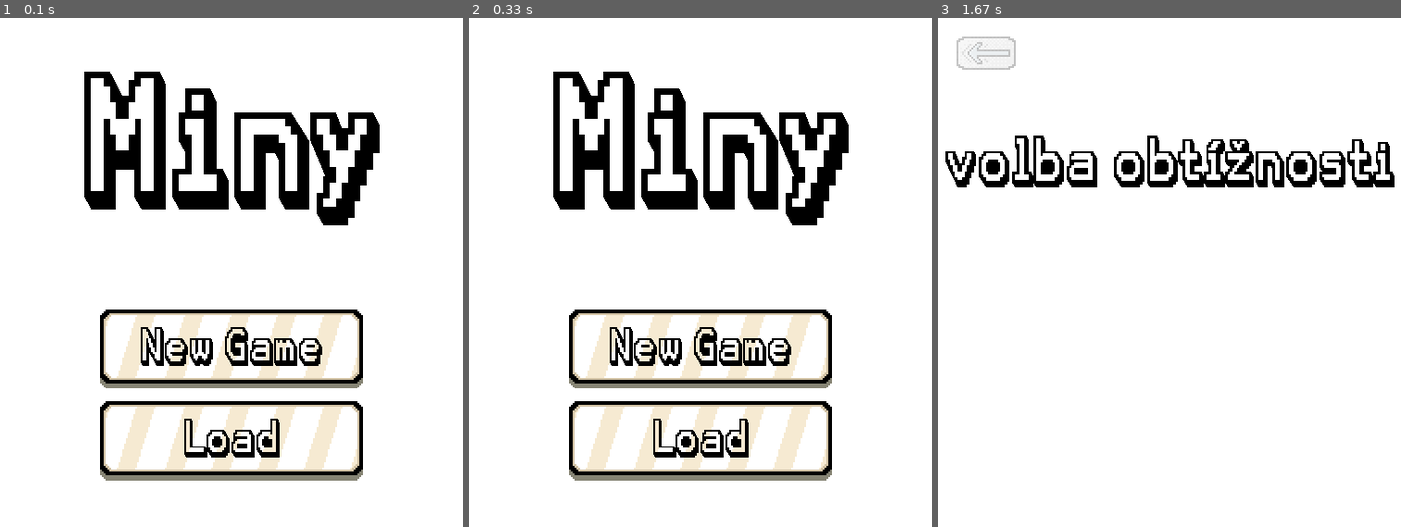
Above: before the commit, frames 1-3 (left to right).
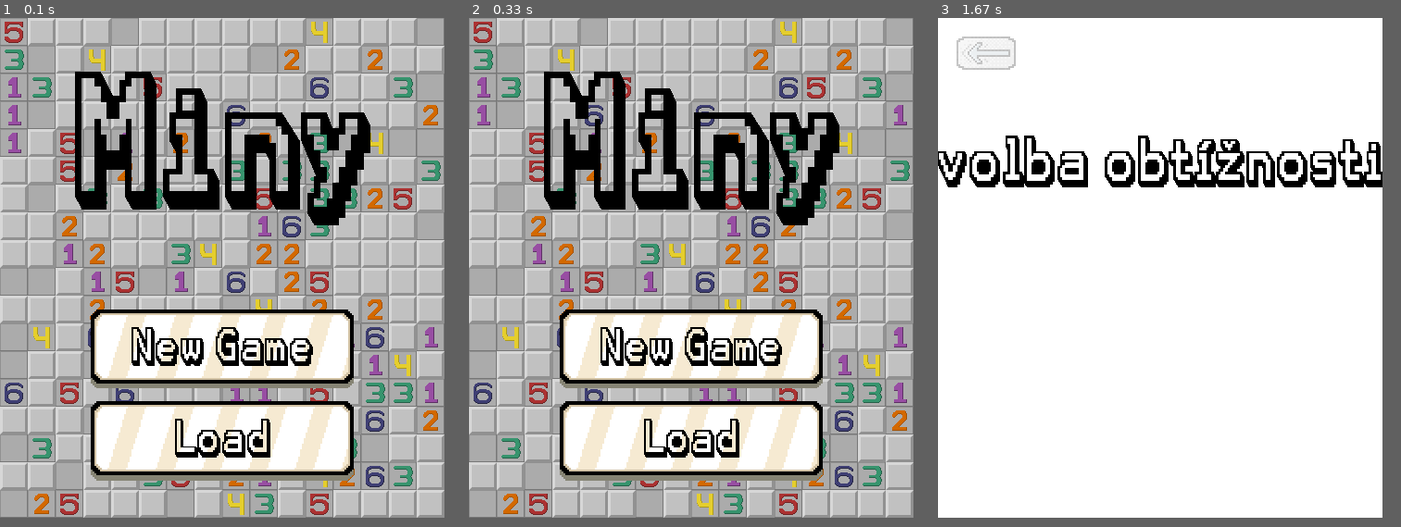
Above: after the commit, the same moments.

Repository: ctu-pjin/2024-i-hra-miny
Game: pygame game, started from pygame_part.py
The game is run twice, just before and just after one commit, with the same random seed, the same clock (stepped at 60 frames per second) and the same inputs.
Inputs (mouse positions are in pixels of both pictures, inside the frame that each line leads up to):
- Up to frame 1 (0.1 s): no input
- Up to frame 2 (0.33 s): no input
- Up to frame 3 (1.67 s): press the mouse at (1169, 348) at 0.37 s; move the mouse to (1095, 369) at 0.47 s; release the mouse at (1025, 389) at 0.6 s
In our replay, the window is 500x550 before the commit and 480x540 after it. These sizes can differ from the game's own. Grey fills any space a smaller window leaves; there, only what the larger window draws over its background counts as a difference.

The runs differ from the first frame. In frame 1, 81% of the frame differs, in the area x 0-96%, y 0-99%; in frame 2, 81%; in frame 3, 3.5%.

Commit message:
Provizorní menu background + surfaces (minová políčka)

Diff:
--- a/pygame_part.py
+++ b/pygame_part.py
@@ -12,7 +12,7 @@
                                         # May reduce later
 pygame.init()
 
-screen_width, screen_height = 500, 550
+screen_width, screen_height = 480, 540
 screen = pygame.display.set_mode((screen_width, screen_height))
 
 
@@ -23,6 +23,40 @@
 load_surf_on = pygame.image.load("surfaces/yellow_white_border_load_1.png").convert_alpha()
 back_arrow_surf_on = pygame.image.load("surfaces/back_arrow_pressed_200.png").convert_alpha()
 back_arrow_surf_off = pygame.image.load("surfaces/back_arrow_200.png").convert_alpha()
+box_surf = pygame.image.load("mines/box.png").convert()
+one_surf = pygame.image.load("mines/one.png").convert()
+two_surf = pygame.image.load("mines/two.png").convert()
+three_surf = pygame.image.load("mines/three.png").convert()
+four_surf = pygame.image.load("mines/four.png").convert()
+five_surf = pygame.image.load("mines/five.png").convert()
+six_surf = pygame.image.load("mines/six.png").convert()
+null_surf = pygame.image.load("mines/empty.png").convert()
+
+
+"""Functions for mine_menu background generation"""
+def random_mine_surf():
+    return choice([box_surf] * 10 + [one_surf, two_surf, three_surf, four_surf, null_surf, null_surf, five_surf, six_surf])
+
+
+def random_mine_screen_plot(w, h, mine_field):
+    random_h, random_w = randint(0, int(h/30)-1), randint(0, int(w/30)-1)
+    mine_field[random_h][random_w] = random_mine_surf()
+    for hh in range(0, h, 30):
+            for ww in range(0, w, 30):
+                screen.blit(mine_field[int(hh/30)][int(ww/30)], (ww, hh))
+
+
+def random_mine_screen_generation(w, h):
+    mine_field = []
+    for _ in range(int(h/30)):
+        radek = []
+        for _ in range(int(w/30)):
+            radek.append(random_mine_surf())
+        mine_field.append(radek)
+    return mine_field
+
+
+
 
 # Create rectangles
 new_game_rect_off = new_game_surf_off.get_rect(midbottom=(screen_width/2, 400)) #rectangle of the surface. Easier to specify an exact location
@@ -45,8 +79,11 @@
 
 
 clock = pygame.time.Clock()
+random_mine_field = random_mine_screen_generation(screen_width, screen_height)
+print(type(random_mine_field))
 
 def main():
+
     menu = True
     new_game_menu = False
     while True:
@@ -70,6 +107,7 @@
         if menu:  # this is drawn, while menu is active
             screen.fill((255, 255, 255))  # Creates a white screen (to erase the previos iteration)
             #pygame.draw.rect(screen, (255, 0, 0), (0, 0, 80, 80))  # Draw a red rectangle
+            random_mine_screen_plot(screen_width, screen_height, random_mine_field)
             if new_game_rect_on.collidepoint(pygame.mouse.get_pos()):
                 screen.blit(new_game_surf_on, new_game_rect_on)
             else:
Binary file added: mines/box.png
Binary file added: mines/empty.png
Binary file added: mines/five.png
Binary file added: mines/four.png
Binary file added: mines/one.png
Binary file added: mines/six.png
Binary file added: mines/three.png
Binary file added: mines/two.png
Not shown, added: mines/box.aseprite
